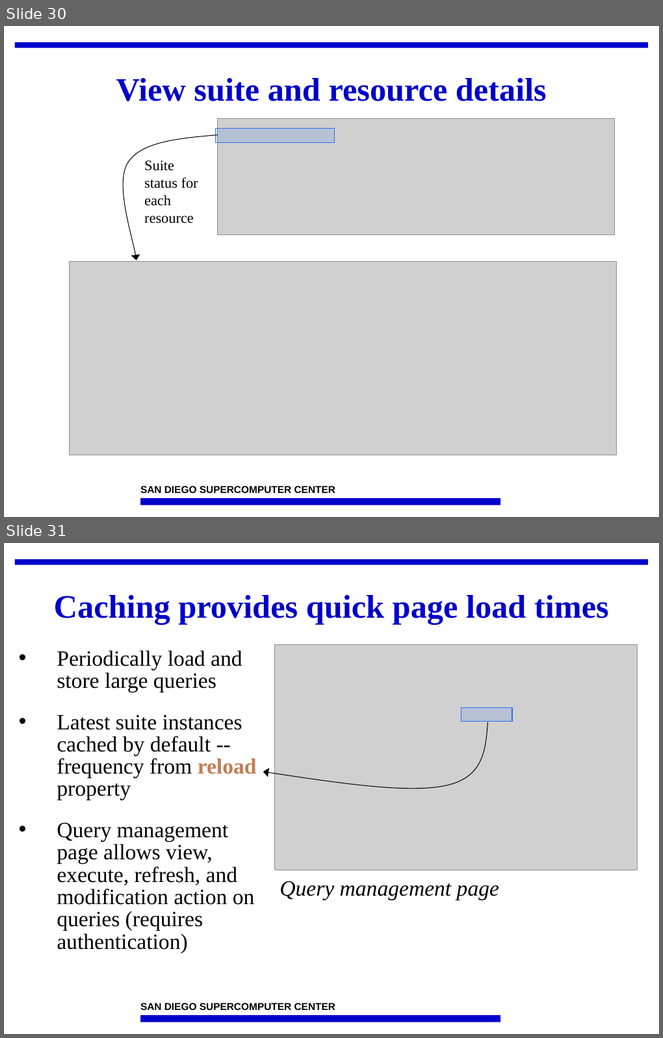
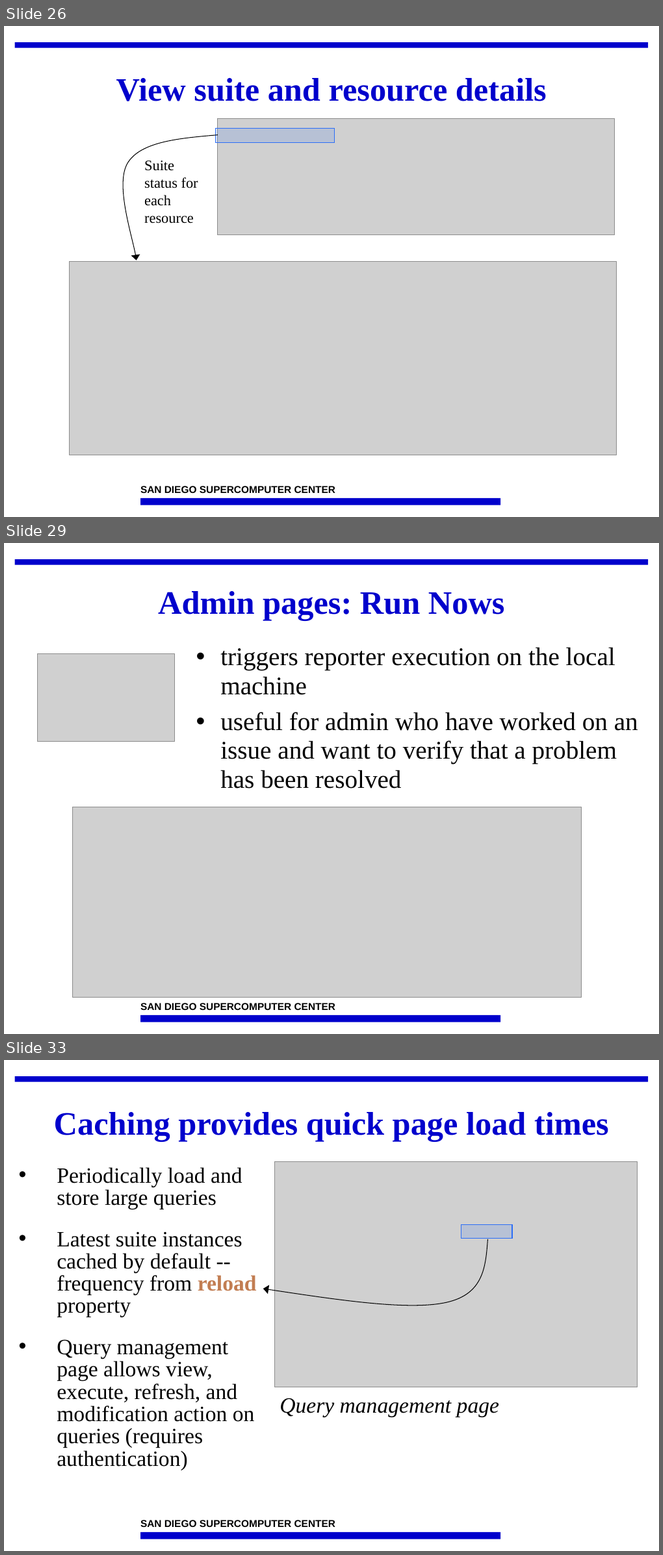
Before and after one commit to IncaProject/inca-xsede, a slide deck: talks/2010/2010workshop/consumer.ppt. Shown one above the other, each under a label of ours: slides 30 and 31 before the commit, slides 26, 29 and 33 after it; the slides between them are not shown. The pictures are 663x1038 and 663x1555 pixels, drawn with LibreOffice and Linux fonts; fonts in the diff are those of the drawing; grey boxes stand for pictures; background and template pictures are left out. Boxes give left, top, right and bottom in pixels: in the first picture for what was removed or moved away, otherwise in the second. Text is boxed around its words. In the diff, an @@ line names an element or a change of style, - is before the commit and + after.

```diff
--- a/talks/2010/2010workshop/consumer.ppt
+++ b/talks/2010/2010workshop/consumer.ppt
@@ slide 29 added at (4,543,659,1034), background #FFFFFF; not listed: 3 template elements that a slide beside it also shows @@
@@ title added at (158,591,505,621), 36 pt, text #0000CC, bold @@
+Admin pages: Run Nows
@@ picture added at (37,653,175,742) @@
@@ text added at (220,647,638,789), 28 pt, text #000000 @@
+• triggers reporter execution on the local machine
+• useful for admin who have worked on an issue and want to verify that a problem has been resolved
@@ picture added at (73,807,581,997) @@
@@ what was slide 30 is now slide 26 @@
@@ what was slide 31 is now slide 33 @@
```
Also in this commit, not shown: 5 slides changed, 6 other slides added, 6 slides removed.
